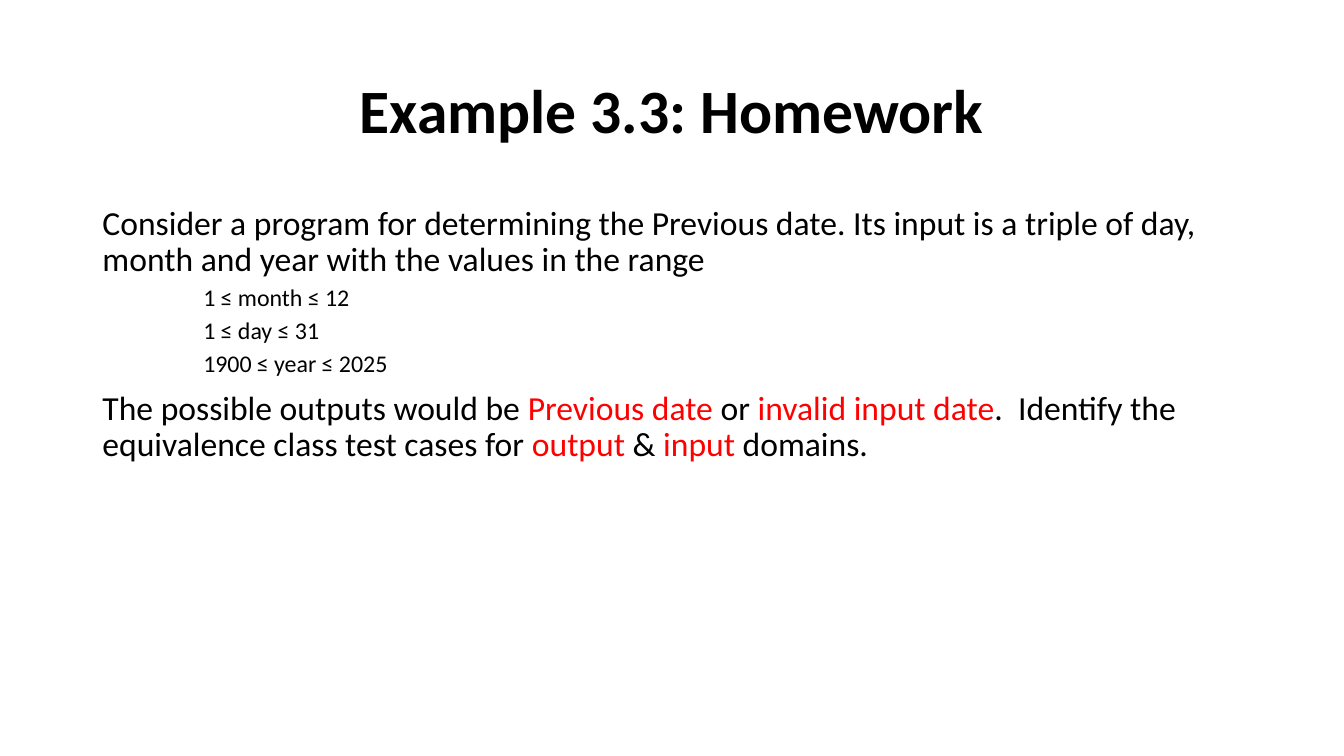
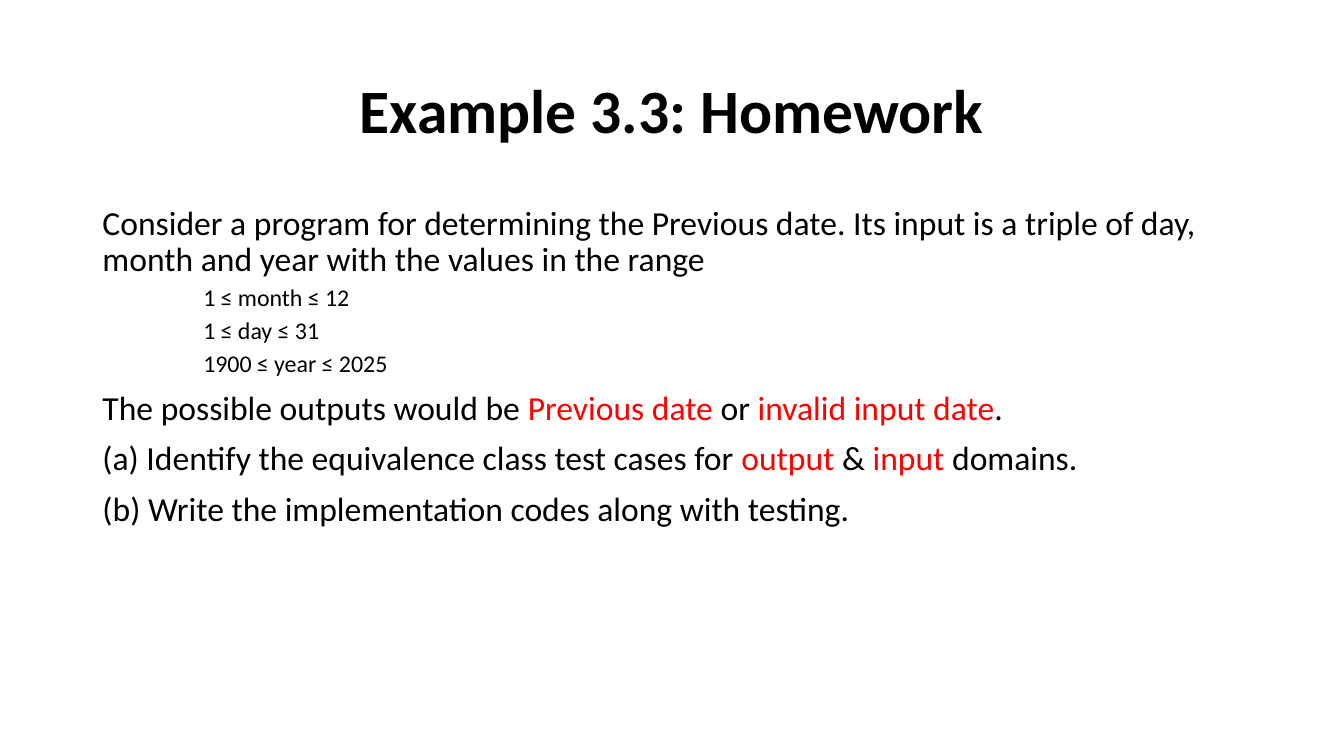
Before and after one commit to nashurgessa/Software-Testing-batch-2022-23, a slide deck: slide 15 of slides/L8 Equivalence Partitioning .pptx (slide 17 before the commit). Drawn at 1344x756 pixels with LibreOffice and Linux fonts; fonts in the diff are those of the drawing. Boxes give left, top, right and bottom in pixels: in the first picture for what was removed or moved away, otherwise in the second. Text is boxed around its words. In the diff, an @@ line names an element or a change of style, - is before the commit and + after.

```diff
--- a/slides/L8 Equivalence Partitioning .pptx
+++ b/slides/L8 Equivalence Partitioning .pptx
@@ text at [102, 396, 1077, 527]: text changed @@
-The possible outputs would be Previous date or invalid input date. Identify the equivalence class test cases for output & input domains.
+The possible outputs would be Previous date or invalid input date.
+(a) Identify the equivalence class test cases for output & input domains.
+(b) Write the implementation codes along with testing.
```
Also in this commit, not shown: 1 other slide changed, 5 slides removed, 1 other file.
